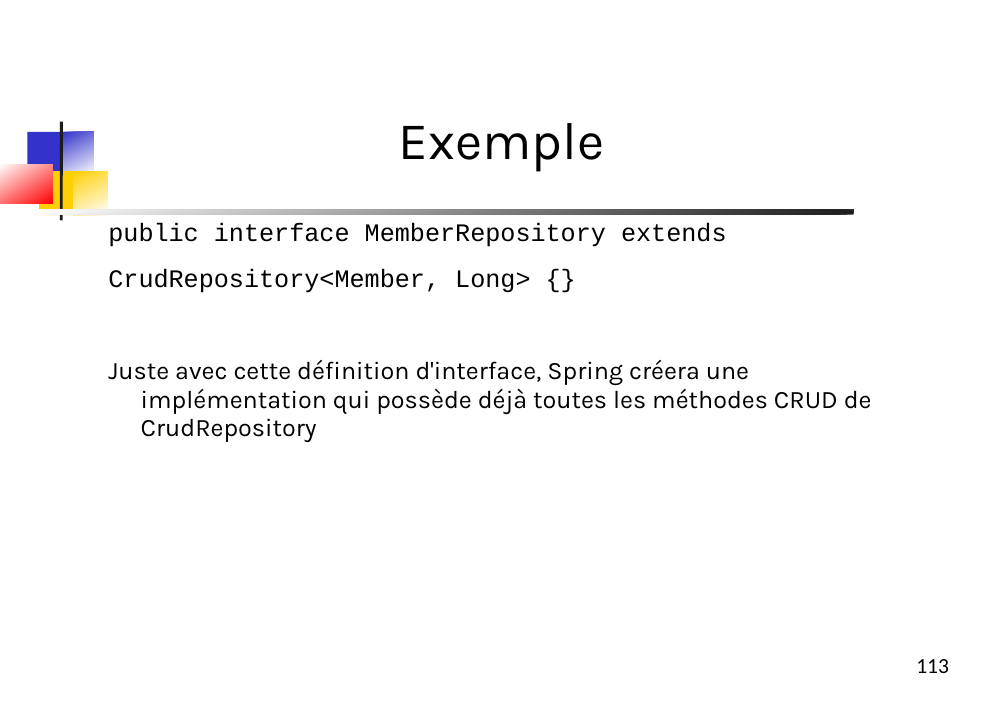
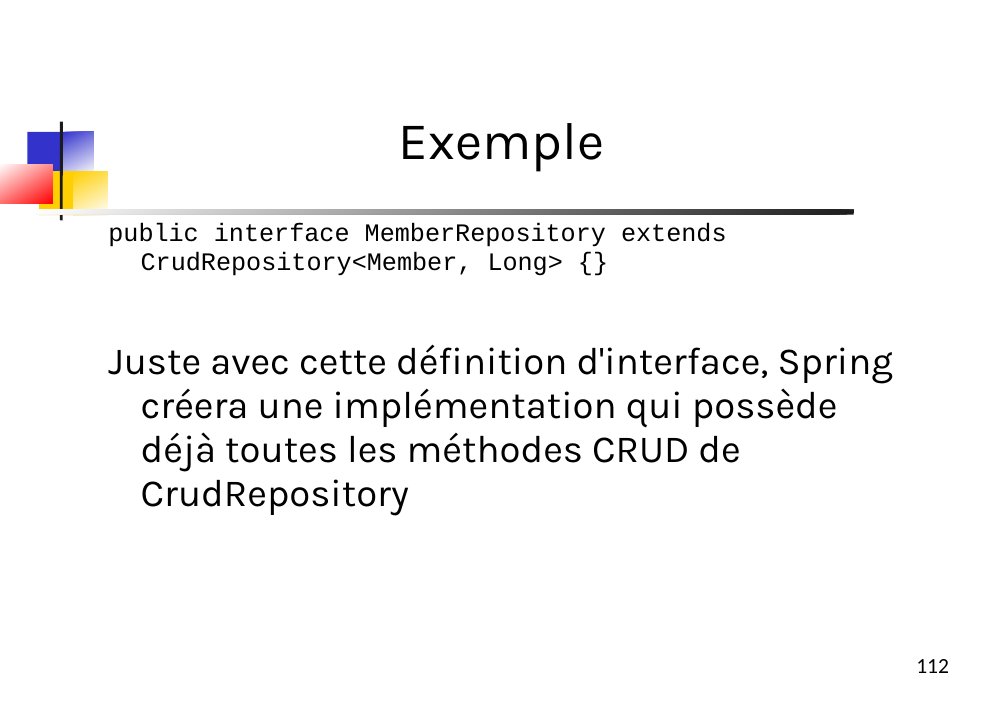
Before and after one commit to dthibau/springessentials-light, a slide deck: slide 112 of SpringEssentials.odp (slide 113 before the commit). Drawn at 1008x713 pixels with LibreOffice and Linux fonts; fonts in the diff are those of the drawing. Boxes give left, top, right and bottom in pixels: in the first picture for what was removed or moved away, otherwise in the second. Text is boxed around its words. In the diff, an @@ line names an element or a change of style, - is before the commit and + after.

```diff
--- a/SpringEssentials.odp
+++ b/SpringEssentials.odp
@@ text at <box>108,222,727,276</box>: text changed @@
-public interface MemberRepository extends
-CrudRepository<Member, Long> {}
+public interface MemberRepository extends CrudRepository<Member, Long> {}
@@ text at <box>108,345,894,516</box>: size 21 to 32 pt in "Juste avec cette définition d'interface, Spring créera ..." @@
@@ page number at <box>916,659,949,673</box>: text changed @@
-113
+112
```
Also in this commit, not shown: 43 other slides changed, 2 slides added, 1 slide removed, 1 other file.
